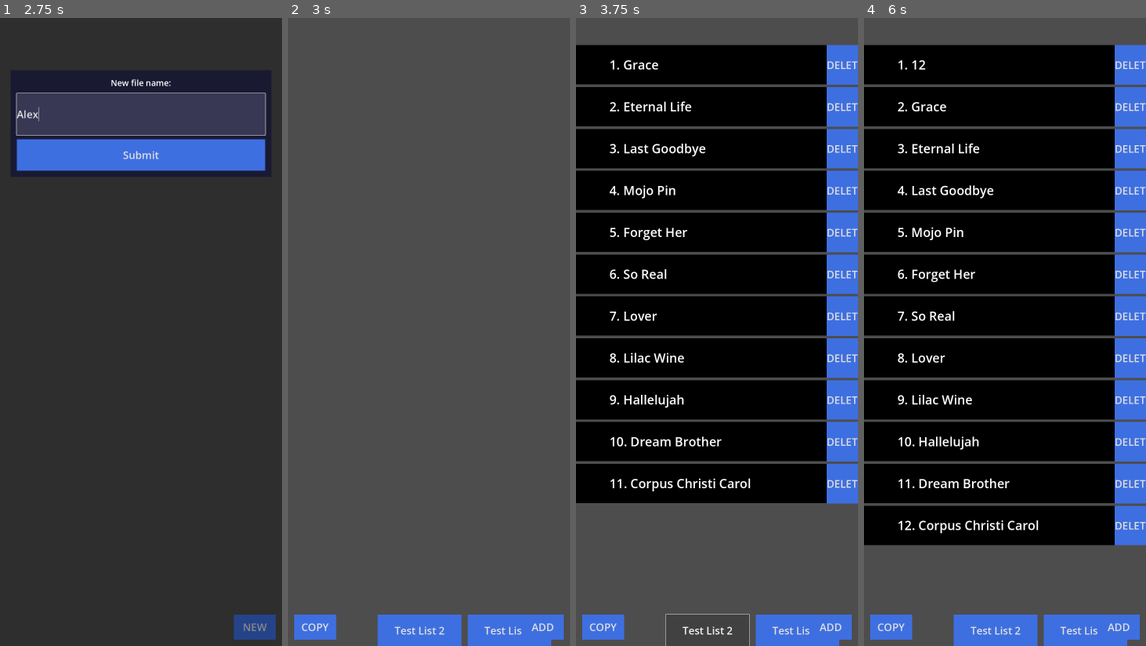
Above: before the commit, frames 1-4 (left to right).
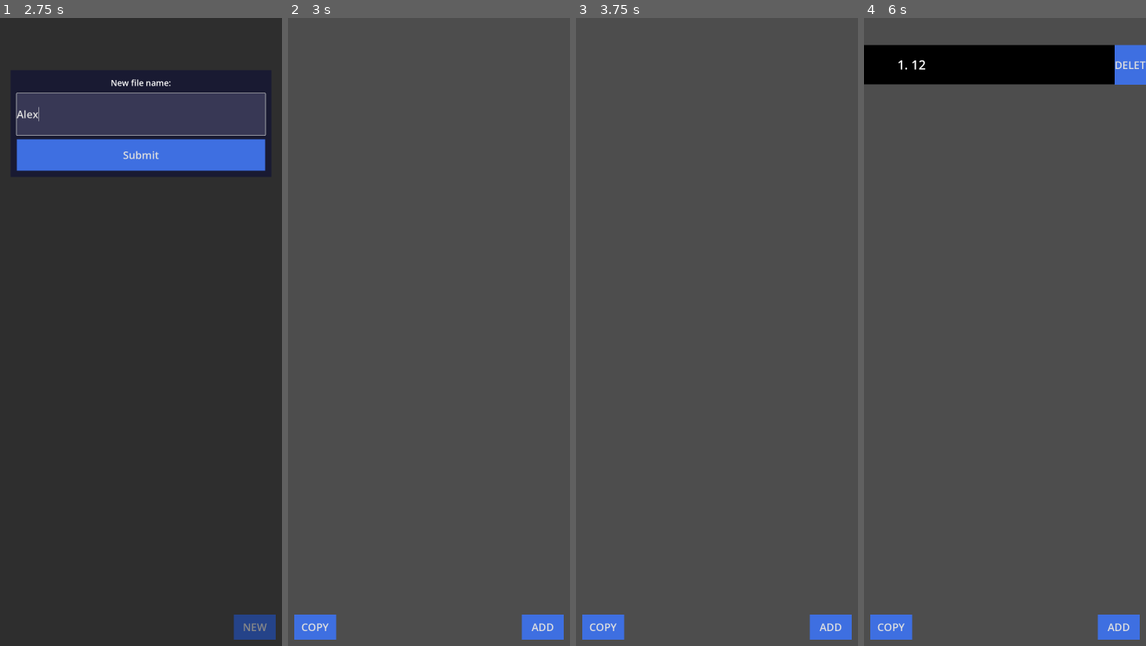
Above: after the commit, the same moments.

Repository: POtOSoftware/rankmanplusplus
Game: Godot game, scene res://Scenes/FilePicker/FilePicker.tscn
Same seed, same stepped clock (60 frames per second), same inputs: the game is played once before the commit and once after it.
Inputs (mouse positions are in pixels of both pictures, inside the frame that each line leads up to):
- Up to frame 1 (2.75 s): click "NEW" at 0.5 s; click (141, 112) at 1.27 s; type "Alex" at 1.35 s; click "NEW" at 2 s
- Up to frame 2 (3 s): click "Submit" at 2.75 s
- Up to frame 3 (3.75 s): click (708, 633) at 3.5 s, where only the run before the commit has a clickable "Test List 2"
- Up to frame 4 (6 s): click "ADD" at 4.25 s; click (1005, 112) at 5.02 s; type "12" at 5.1 s; click "Add To Start" at 5.75 s

Frame 1 is identical in both runs. In frame 2, 2.6% of the frame differs, in the area x 31-94%, y 95-100%; in frame 3, 71%; in frame 4, 72%, in the area x 0-100%, y 11-100%.

Commit message:
add yes no popup

Diff:
--- a/Global/AppManager.gd
+++ b/Global/AppManager.gd
@@ -9,6 +9,7 @@
 var pre_FileItem: PackedScene = preload("res://Prefabs/FileItem/FileItem.tscn")
 var pre_ListInput: PackedScene = preload("res://Prefabs/ListInputPopup/ListInputPopup.tscn")
 var pre_StringInput: PackedScene = preload("res://Prefabs/StringInputPopup/StringInputPopup.tscn")
+var pre_YesNoInput: PackedScene = preload("res://Prefabs/YesNoPopup/YesNoPopup.tscn")
 
 var list_container: Node = null
 var file_list_container: Node = null
@@ -62,6 +63,18 @@
 #endregion
 
 #region Input Popups
+func create_yes_no_input(_header_label: String = "PLACEHOLDER") -> bool:
+	var YesNoInstance = pre_YesNoInput.instantiate()
+
+	get_tree().get_root().add_child(YesNoInstance)
+	YesNoInstance.initialize_header(_header_label)
+
+	var result: bool = await YesNoInstance.answer
+
+	get_tree().get_root().remove_child(YesNoInstance)
+
+	return result
+
 func create_list_item_input() -> void:
 	var ListInputInstance = pre_ListInput.instantiate()
 
--- a/Prefabs/FileItem/file_item.gd
+++ b/Prefabs/FileItem/file_item.gd
@@ -7,7 +7,8 @@
 	self.custom_minimum_size = Vector2(1080, 150)
 
 func _on_delete_button_pressed() -> void:
-	AppManager.delete_list_file(item_label.text)
+	if await AppManager.create_yes_no_input("Are you sure?"):
+		AppManager.delete_list_file(item_label.text)
 
 func _on_file_button_pressed() -> void:
 	AppManager.working_file_name = item_label.text
--- /dev/null
+++ b/Prefabs/YesNoPopup/YesNoPopup.tscn
@@ -0,0 +1,68 @@
+[gd_scene load_steps=3 format=3 uid="uid://b0dirb3l1yk8s"]
+
+[ext_resource type="Theme" uid="uid://b288c5n3b1ipm" path="res://MainUITheme.tres" id="1_32e60"]
+[ext_resource type="Script" uid="uid://pcybnvlu8upw" path="res://Prefabs/YesNoPopup/yes_no_popup.gd" id="2_kvao1"]
+
+[node name="StringInputPopup" type="Control"]
+z_index = 20
+layout_mode = 3
+anchors_preset = 15
+anchor_right = 1.0
+anchor_bottom = 1.0
+grow_horizontal = 2
+grow_vertical = 2
+theme = ExtResource("1_32e60")
+script = ExtResource("2_kvao1")
+
+[node name="Background" type="ColorRect" parent="."]
+layout_mode = 1
+anchors_preset = 15
+anchor_right = 1.0
+anchor_bottom = 1.0
+grow_horizontal = 2
+grow_vertical = 2
+color = Color(0, 0, 0, 0.392157)
+
+[node name="Box" type="ColorRect" parent="."]
+layout_mode = 1
+anchors_preset = 5
+anchor_left = 0.5
+anchor_right = 0.5
+offset_left = -500.0
+offset_top = 200.0
+offset_right = 500.0
+offset_bottom = 568.0
+grow_horizontal = 2
+color = Color(0.0980392, 0.101961, 0.196078, 1)
+
+[node name="HeaderLabel" type="Label" parent="."]
+layout_mode = 0
+offset_left = 64.0
+offset_top = 224.0
+offset_right = 1016.0
+offset_bottom = 271.0
+theme_override_font_sizes/font_size = 32
+text = "PLACEHOLDER MESSAGE"
+horizontal_alignment = 1
+vertical_alignment = 1
+
+[node name="YesButton" type="Button" parent="."]
+custom_minimum_size = Vector2(290, 0)
+layout_mode = 2
+offset_left = 64.0
+offset_top = 288.0
+offset_right = 1016.0
+offset_bottom = 408.0
+text = "Yes"
+
+[node name="NoButton" type="Button" parent="."]
+custom_minimum_size = Vector2(290, 0)
+layout_mode = 2
+offset_left = 64.0
+offset_top = 424.0
+offset_right = 1016.0
+offset_bottom = 544.0
+text = "No"
+
+[connection signal="pressed" from="YesButton" to="." method="_on_yes_button_pressed"]
+[connection signal="pressed" from="NoButton" to="." method="_on_no_button_pressed"]
--- /dev/null
+++ b/Prefabs/YesNoPopup/yes_no_popup.gd
@@ -0,0 +1,15 @@
+extends Control
+
+@onready var header_label = $HeaderLabel
+@onready var string_edit = $LineEdit
+
+signal answer(value: bool)
+
+func initialize_header(_header_label: String) -> void:
+	header_label.text = _header_label
+
+func _on_yes_button_pressed() -> void:
+	answer.emit(true)
+
+func _on_no_button_pressed() -> void:
+	answer.emit(false)
--- a/Scenes/ListScene/ListScene.tscn
+++ b/Scenes/ListScene/ListScene.tscn
@@ -38,6 +38,7 @@
 metadata/_custom_type_script = "uid://dcfmk7jj68fsr"
 
 [node name="TestLists" type="Control" parent="."]
+visible = false
 anchors_preset = 0
 offset_right = 40.0
 offset_bottom = 40.0
--- a/project.godot
+++ b/project.godot
@@ -12,6 +12,7 @@
 
 config/name="RankMan++"
 run/main_scene="uid://barijsy044p1w"
+config/quit_on_go_back=false
 config/features=PackedStringArray("4.4", "Mobile")
 config/icon="res://icon.svg"
 
@@ -23,6 +24,8 @@
 
 window/size/viewport_width=1080
 window/size/viewport_height=2400
+window/size/window_width_override=540
+window/size/window_height_override=1200
 window/stretch/mode="viewport"
 window/stretch/aspect="expand"
 window/handheld/orientation=1
Not shown, added: Prefabs/YesNoPopup/yes_no_popup.gd.uid
